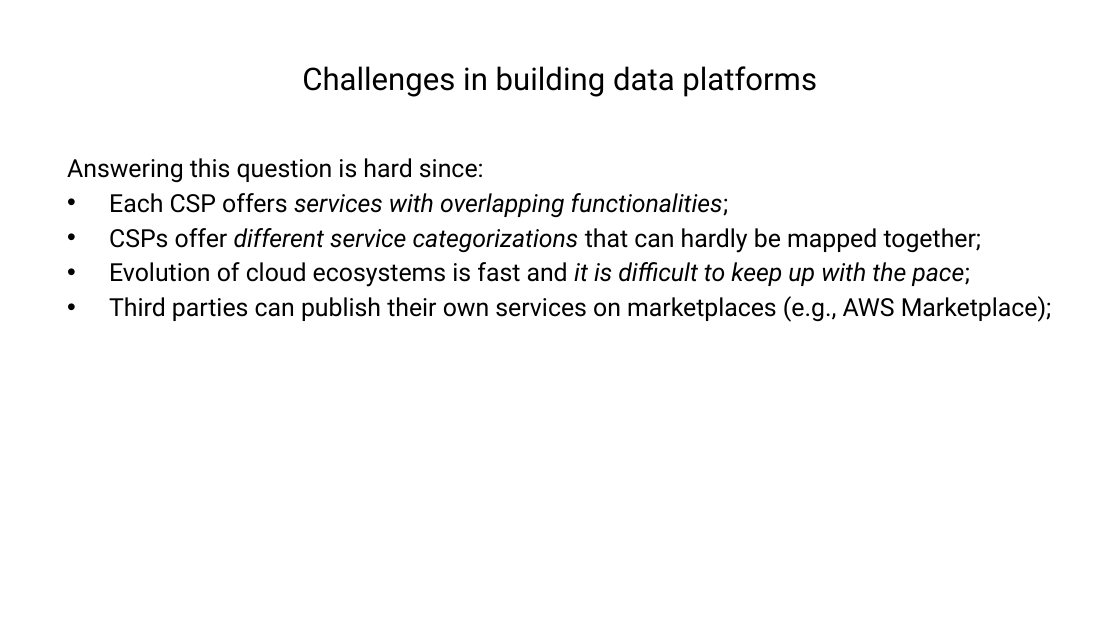
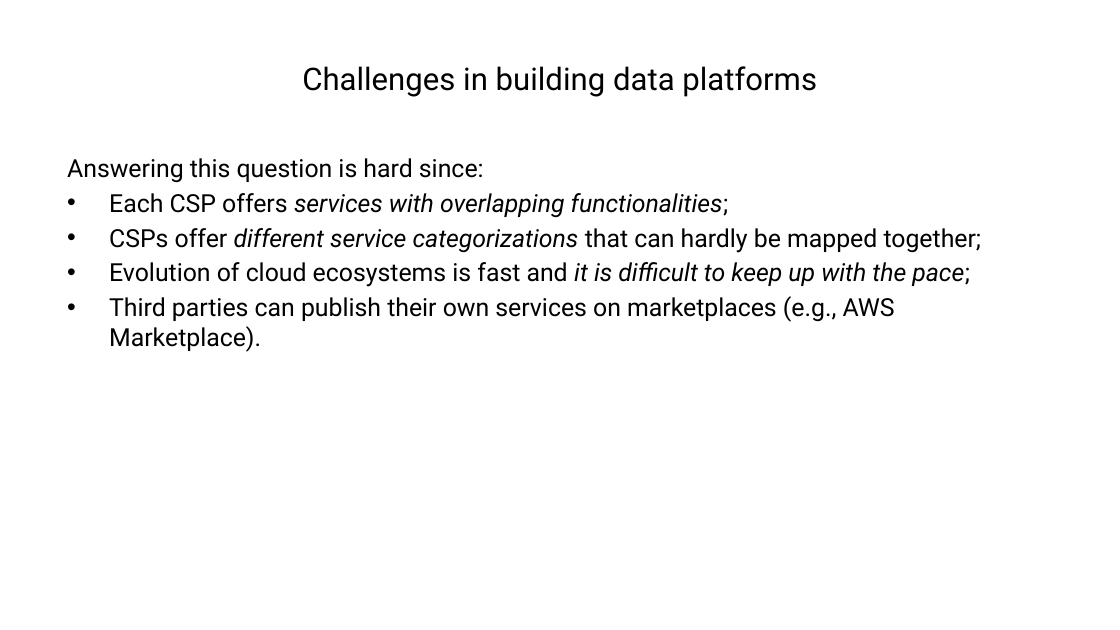
Before and after one commit to ManuelePasini/slides-markdown, a slide deck: slide 4 of dolap_2024_slides.pptx. Drawn at 1120x630 pixels with LibreOffice and Linux fonts; fonts in the diff are those of the drawing. Boxes give left, top, right and bottom in pixels: in the first picture for what was removed or moved away, otherwise in the second. Text is boxed around its words. In the diff, an @@ line names an element or a change of style, - is before the commit and + after.

```diff
--- a/dolap_2024_slides.pptx
+++ b/dolap_2024_slides.pptx
@@ text at <box>109,296,895,352</box>: text changed @@
-• Third parties can publish their own services on marketplaces (e.g., AWS Marketplace);
+• Third parties can publish their own services on marketplaces (e.g., AWS Marketplace).
```
Also in this commit, not shown: 2 other slides changed, 2 other files.
